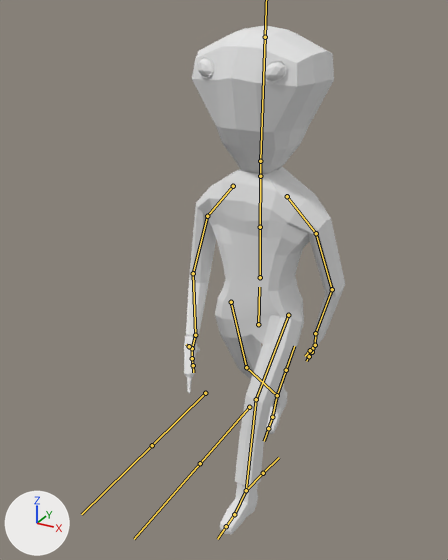
Renders of the FBX model Assets/Blender/AlienHumanoid.fbx from each side of a commit.
One viewpoint serves both versions: a 50 mm camera at (0.98, -2.124, 1.974) aimed at (-0.08, -0.198, 1.011). Lighting does not change. The marker at lower left points along +X, +Y and +Z. Both versions are drawn at frame 1 of the action 'Armature.002|ImortalHumanBlinkLeft'; the numbers are the values there. The bones that bend it are drawn over the model as lines.

The first picture shows 'AlienGun.001', 'AlienHumanoid'.
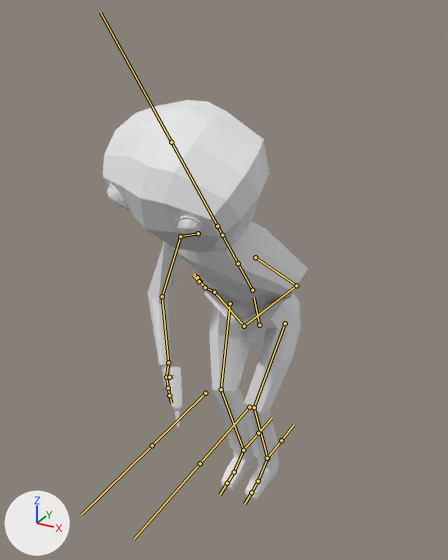
Where the change shows, as pixel boxes (x1, y1, x2, y2) in the pictures (448 x 560 px):
'AlienHumanoid', posed (29% wider, 21% shorter)
    before: (186, 26, 345, 534)
    after: (103, 100, 308, 499)
'AlienGun.001', posed
    before: (184, 335, 200, 393)
    after: (168, 367, 182, 427)
bone 'Hips', root to tip
    before: (258, 324) to (259, 287)
    after: (259, 325) to (254, 297)
bone 'Stomach', root to tip
    before: (260, 277) to (260, 227)
    after: (252, 290) to (238, 263)
bone 'Chest', root to tip
    before: (260, 227) to (260, 178)
    after: (238, 263) to (223, 236)
bone 'Neck', root to tip
    before: (260, 176) to (260, 161)
    after: (222, 235) to (217, 226)
bone 'Head', root to tip
    before: (260, 161) to (265, 37)
    after: (217, 226) to (171, 142)
bone 'Shoulder.L', root to tip
    before: (287, 196) to (316, 233)
    after: (255, 257) to (296, 285)
bone 'UpperArm.L', root to tip
    before: (316, 233) to (332, 289)
    after: (296, 285) to (244, 326)
bone 'LowerArm.L', root to tip
    before: (332, 289) to (315, 333)
    after: (244, 326) to (214, 292)
bone 'Shoulder.R', root to tip
    before: (233, 186) to (207, 216)
    after: (198, 233) to (180, 236)
bone 'UpperArm.R', root to tip
    before: (207, 216) to (193, 273)
    after: (180, 236) to (162, 296)
bone 'LowerArm.R', root to tip
    before: (193, 273) to (195, 335)
    after: (162, 296) to (168, 362)
bone 'UpperLeg.L', root to tip
    before: (288, 315) to (256, 399)
    after: (285, 323) to (254, 407)
bone 'LowerLeg.L', root to tip
    before: (256, 399) to (246, 490)
    after: (254, 407) to (267, 458)
bone 'Foot.L', root to tip
    before: (246, 490) to (234, 514)
    after: (267, 458) to (258, 481)
bone 'UpperLeg.R', root to tip
    before: (231, 302) to (246, 367)
    after: (230, 303) to (221, 389)
bone 'LowerLeg.R', root to tip
    before: (246, 367) to (277, 395)
    after: (221, 389) to (243, 450)
bone 'Foot.R', root to tip
    before: (277, 395) to (272, 417)
    after: (243, 450) to (234, 472)
bone 'Toes.R', root to tip
    before: (272, 417) to (268, 428)
    after: (234, 472) to (227, 483)

What the commit changed:
Bone 'Hips' (bone_hips) moves from (0.0, -0.066, 0.006) to (0.0, -0.069, 0.0).
Bone 'Hips' (bone_hips) turns from (0, 1, 0) to (24, -4, -4) degrees about its own x, y and z.
Bone 'Stomach' (bone_stomach) turns from (2, -6, 0) to (17, -3, -3) degrees about its own x, y and z.
Bone 'Chest' (bone_chest) turns from (0, -3, 0) to (0, 0, 0) degrees about its own x, y and z.
Bone 'Neck' (bone_neck) turns from (0, 4, 0) to (0, 0, 0) degrees about its own x, y and z.
Bone 'Head' (bone_head) turns from (-4, 0, 0) to (0, 0, 0) degrees about its own x, y and z.
Bone 'Shoulder.L' (bone_shoulder_l) turns from (-10, 9, -12) to (0, 0, 0) degrees about its own x, y and z.
Bone 'UpperArm.L' (bone_upperarm_l) turns from (-7, 1, -31) to (72, 42, -33) degrees about its own x, y and z.
Bone 'LowerArm.L' (bone_lowerarm_l) turns from (20, 0, -16) to (15, 21, -49) degrees about its own x, y and z.
Bone 'Shoulder.R' (bone_shoulder_r) turns from (11, 8, 12) to (0, 0, 0) degrees about its own x, y and z.
Bone 'UpperArm.R' (bone_upperarm_r) turns from (-7, -1, 31) to (72, -39, -23) degrees about its own x, y and z.
Bone 'LowerArm.R' (bone_lowerarm_r) turns from (34, -22, 8) to (52, 23, 8) degrees about its own x, y and z.
Bone 'UpperLeg.L' (bone_upperleg_l) turns from (31, 4, 0) to (47, -1, 1) degrees about its own x, y and z.
Bone 'LowerLeg.L' (bone_lowerleg_l) turns from (-25, 0, 2) to (-46, 1, 3) degrees about its own x, y and z.
Bone 'Foot.L' (bone_foot_l) turns from (-2, -1, -1) to (23, -3, 2) degrees about its own x, y and z.
Bone 'UpperLeg.R' (bone_upperleg_r) turns from (-17, 1, 1) to (44, -9, 4) degrees about its own x, y and z.
Bone 'LowerLeg.R' (bone_lowerleg_r) turns from (-24, 0, -2) to (-40, -1, -2) degrees about its own x, y and z.
Bone 'Foot.R' (bone_foot_r) turns from (10, -2, -3) to (19, 2, -1) degrees about its own x, y and z.
Bone 'Toes.R' (bone_toes_r) turns from (9, 0, 0) to (0, 0, 0) degrees about its own x, y and z.
